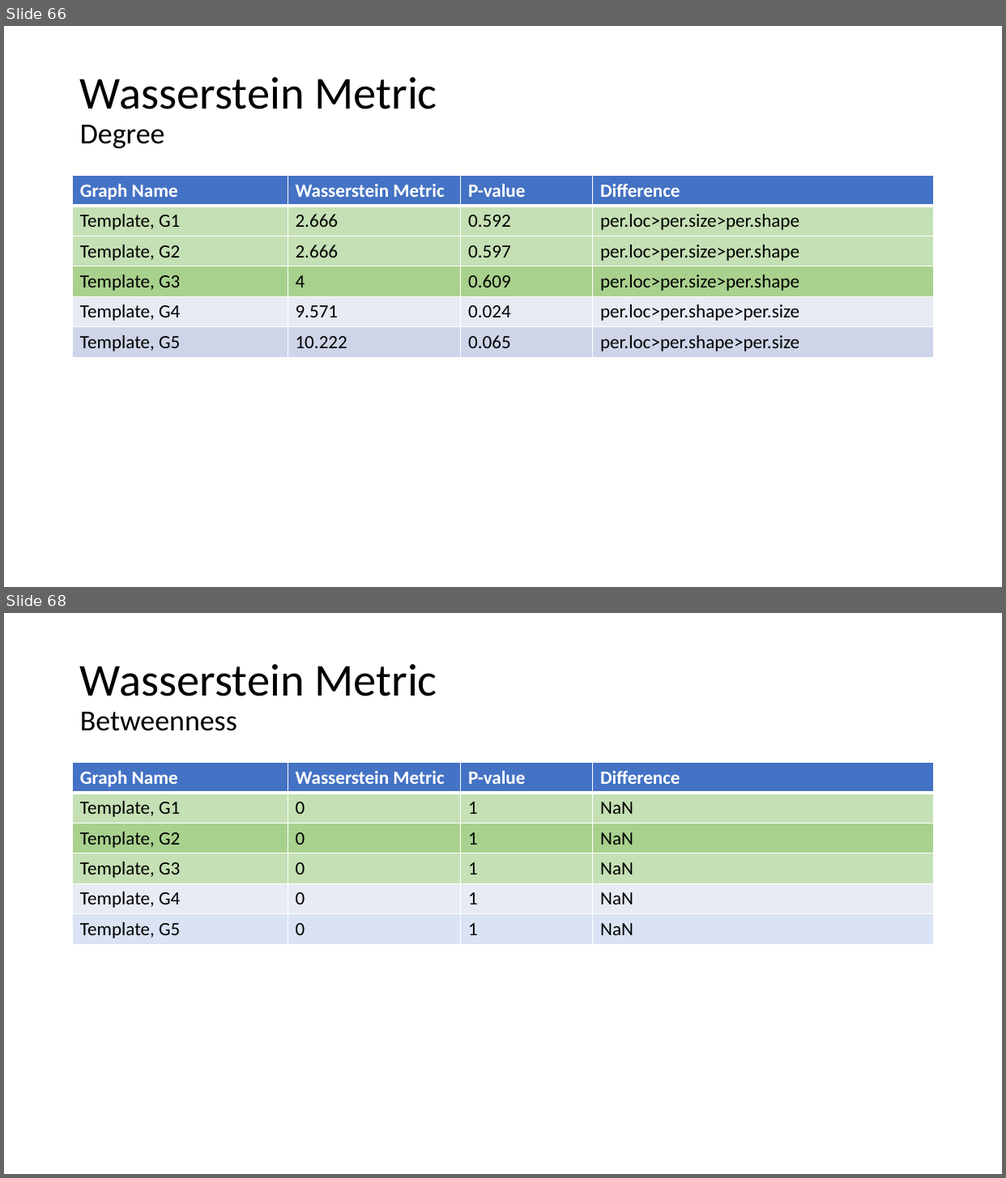
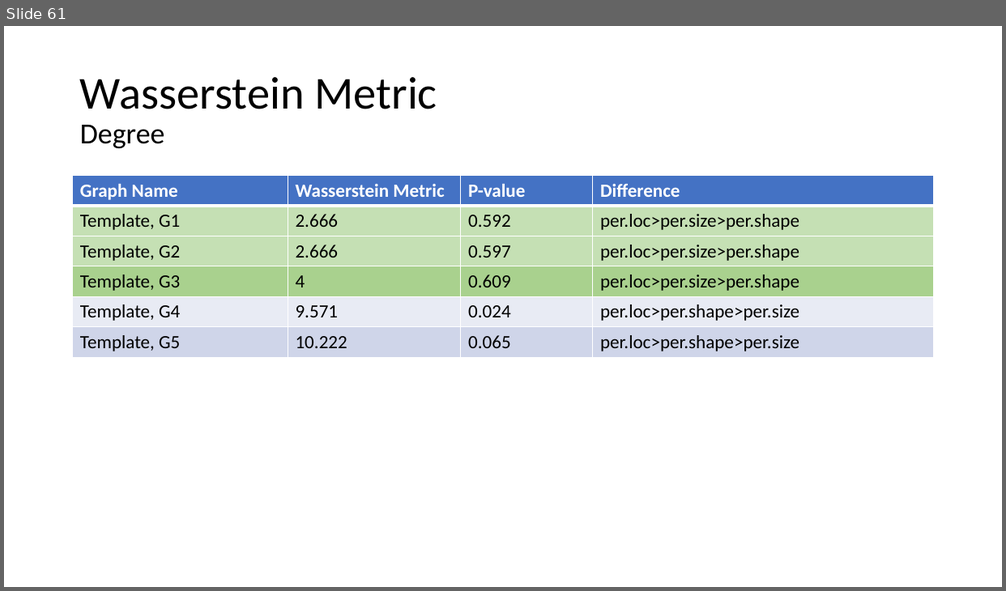
Before and after one commit to AtrayeeNeog/Visualization_2019-20, a slide deck: Documentation/Presentation/Project_Presentation_v3.pptx. Shown one above the other, each under a label of ours: slides 66 and 68 before the commit, slide 61 after it; the slides between them are not shown. The pictures are 1006x1178 and 1006x591 pixels, drawn with LibreOffice and Linux fonts; fonts in the diff are those of the drawing. Boxes give left, top, right and bottom in pixels: in the first picture for what was removed or moved away, otherwise in the second. Text is boxed around its words. In the diff, an @@ line names an element or a change of style, - is before the commit and + after.

```diff
--- a/Documentation/Presentation/Project_Presentation_v3.pptx
+++ b/Documentation/Presentation/Project_Presentation_v3.pptx
@@ slide 68 removed at (4, 613, 1002, 1174), background #FFFFFF @@
@@ title removed at (80, 664, 437, 731) @@
-Wasserstein Metric
-Betweenness
@@ table removed at (73, 763, 934, 944), 6 rows, 4 columns @@
-Graph Name | Wasserstein Metric | P-value | Difference
-Template, G1 | 0 | 1 | NaN
-Template, G2 | 0 | 1 | NaN
-Template, G3 | 0 | 1 | NaN
-Template, G4 | 0 | 1 | NaN
-Template, G5 | 0 | 1 | NaN
@@ what was slide 66 is now slide 61 @@
```
Also in this commit, not shown: 7 slides added, 41 other slides removed, 2 other files.
